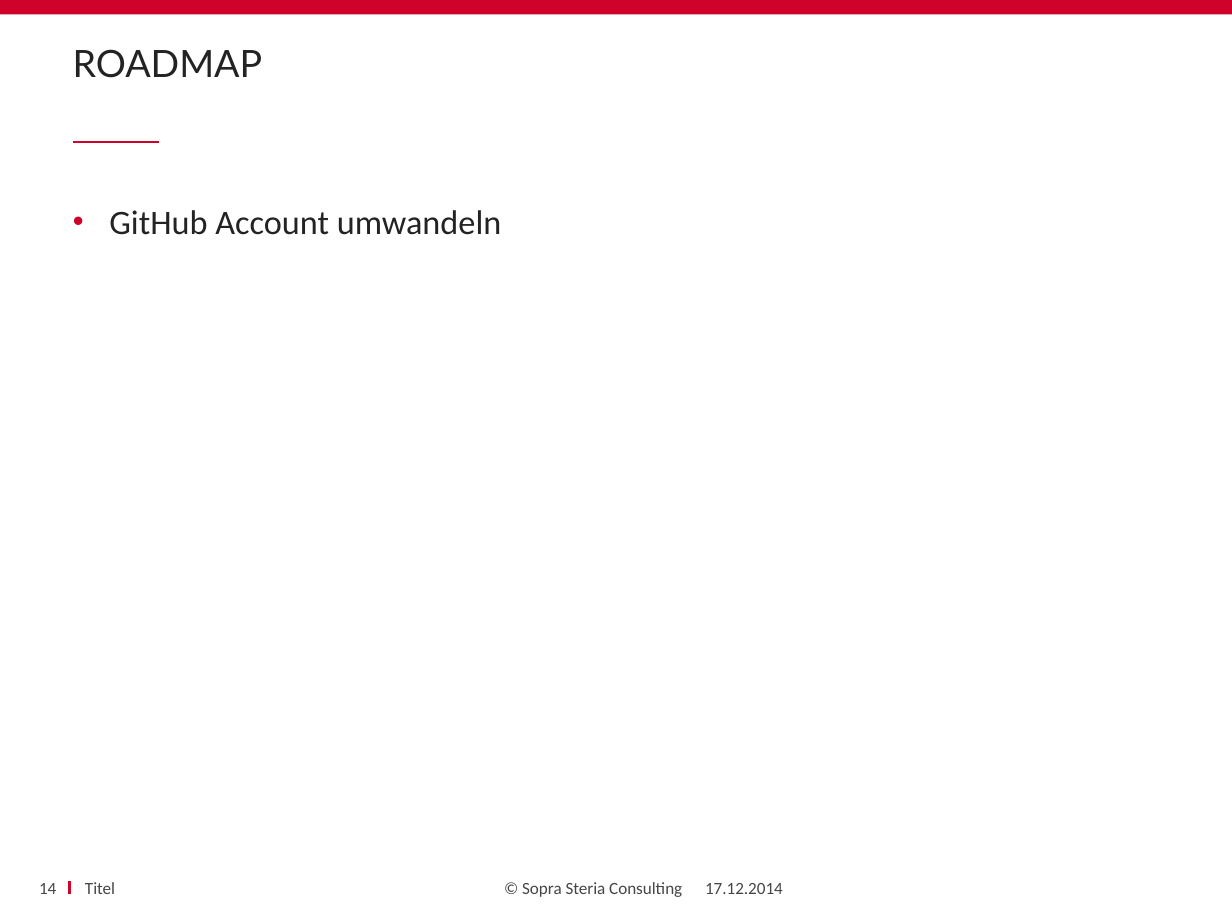
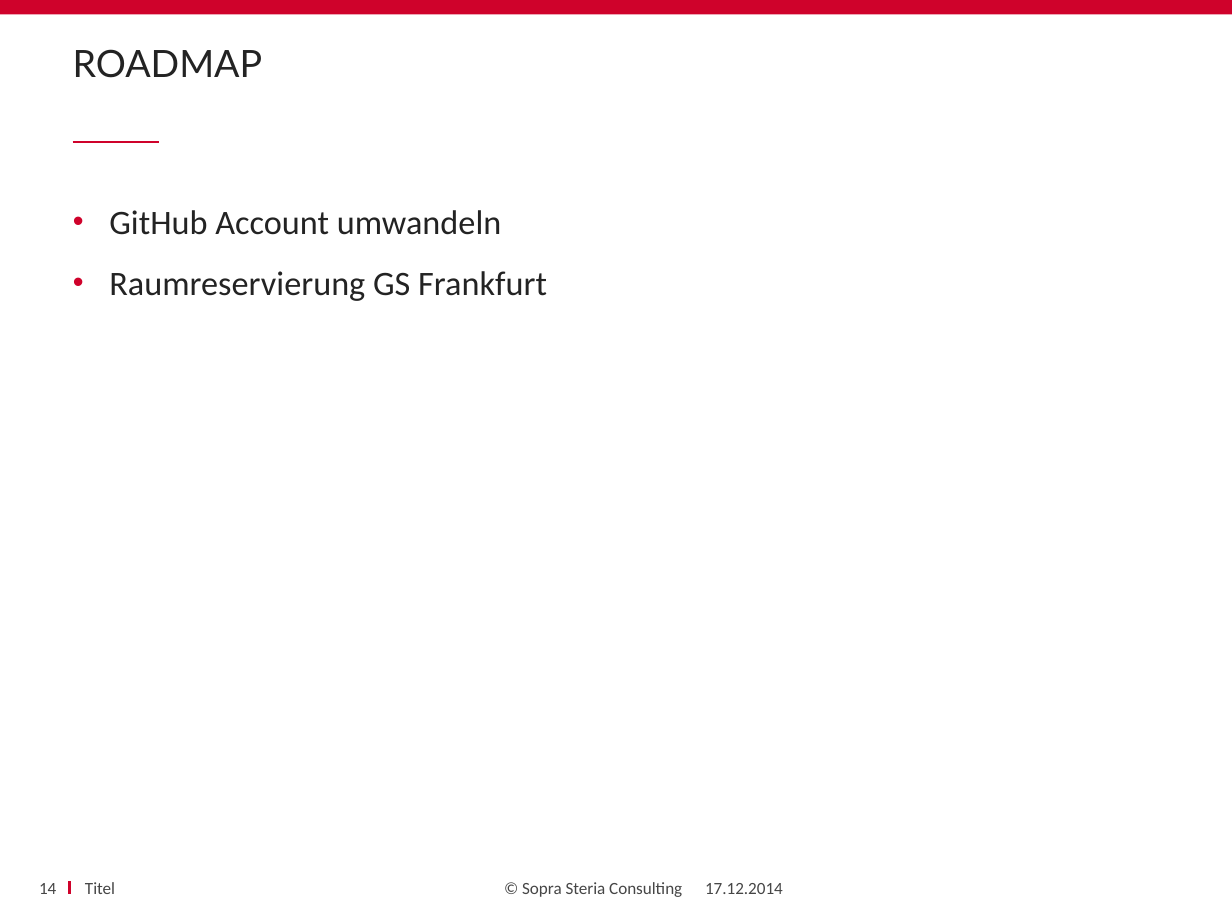
Before and after one commit to amueller0011stad/techupdate, a slide deck: slide 14 of TechUpdate_Status.pptx. Drawn at 1232x924 pixels with LibreOffice and Linux fonts; fonts in the diff are those of the drawing; background and template pictures are left out. Boxes give left, top, right and bottom in pixels: in the first picture for what was removed or moved away, otherwise in the second. Text is boxed around its words. In the diff, an @@ line names an element or a change of style, - is before the commit and + after.

```diff
--- a/TechUpdate_Status.pptx
+++ b/TechUpdate_Status.pptx
@@ text at box(109, 271, 547, 301): paragraph added @@
+• Raumreservierung GS Frankfurt
```
Also in this commit, not shown: 2 other slides changed.
